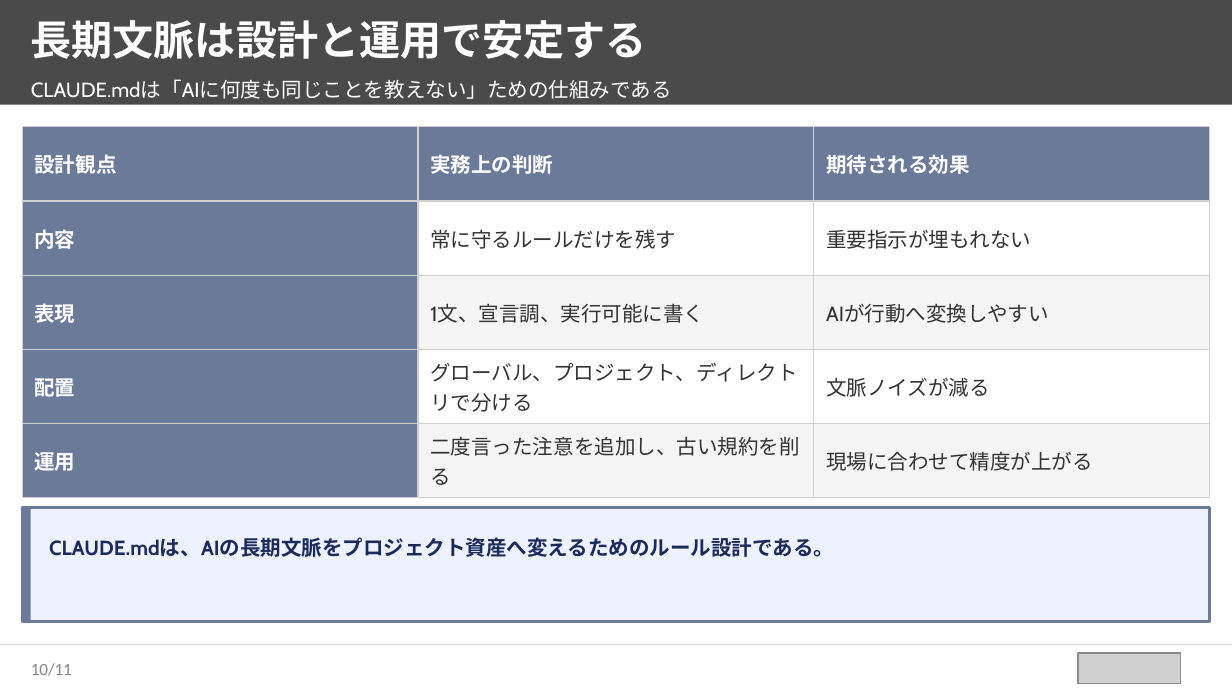
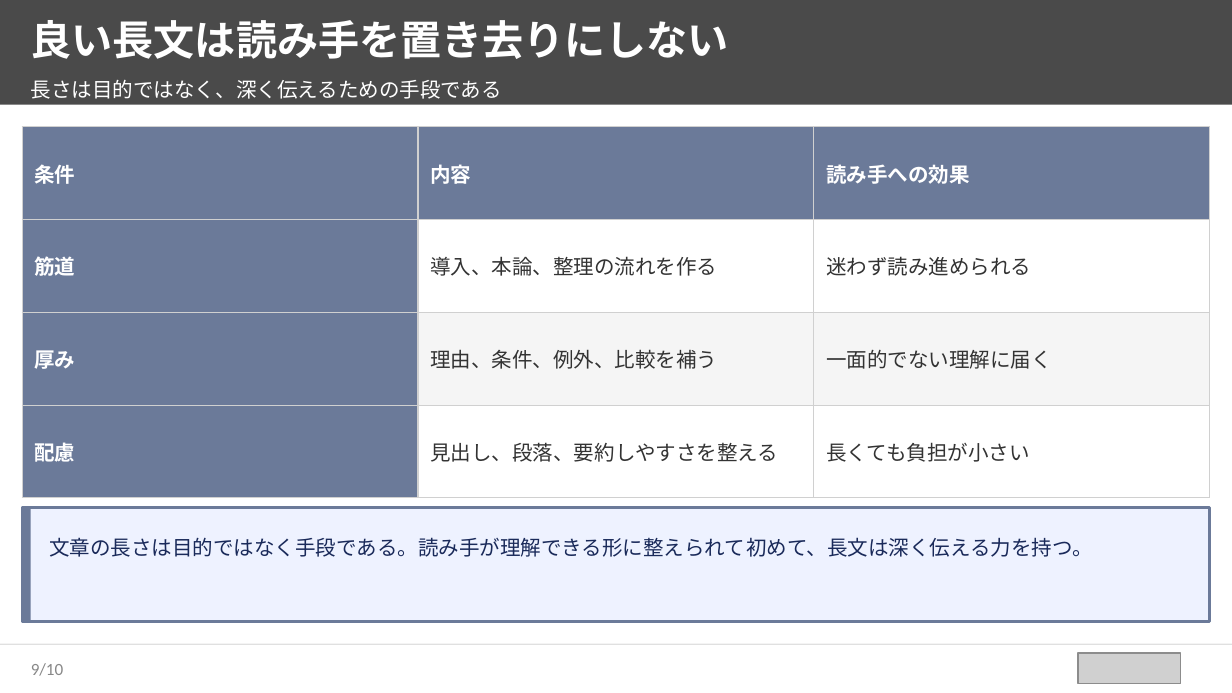
Before and after one commit to takuya109048/html2pptx, a slide deck: slide 10 of sample_source_deck.pptx (slide 11 before the commit). Drawn at 1232x693 pixels with LibreOffice and Linux fonts; fonts in the diff are those of the drawing; grey boxes stand for pictures. Boxes give left, top, right and bottom in pixels: in the first picture for what was removed or moved away, otherwise in the second. Text is boxed around its words. In the diff, an @@ line names an element or a change of style, - is before the commit and + after.

```diff
--- a/sample_source_deck.pptx
+++ b/sample_source_deck.pptx
@@ text at (x1=31, y1=20, x2=729, y2=59): text changed @@
-長期文脈は設計と運用で安定する
+良い長文は読み手を置き去りにしない
@@ text at (x1=31, y1=80, x2=502, y2=99): text changed @@
-CLAUDE.mdは「AIに何度も同じことを教えない」ための仕組みである
+長さは目的ではなく、深く伝えるための手段である
@@ table at (x1=22, y1=127, x2=1209, y2=498) @@
-row 1: 設計観点 | 実務上の判断 | 期待される効果
-row 2: 内容 | 常に守るルールだけを残す | 重要指示が埋もれない
-row 3: 表現 | 1文、宣言調、実行可能に書く | AIが行動へ変換しやすい
-row 4: 配置 | グローバル、プロジェクト、ディレクトリで分ける | 文脈ノイズが減る
-row 5: 運用 | 二度言った注意を追加し、古い規約を削る | 現場に合わせて精度が上がる
+row 1: 条件 | 内容 | 読み手への効果
+row 2: 筋道 | 導入、本論、整理の流れを作る | 迷わず読み進められる
+row 3: 厚み | 理由、条件、例外、比較を補う | 一面的でない理解に届く
+row 4: 配慮 | 見出し、段落、要約しやすさを整える | 長くても負担が小さい
@@ text at (x1=49, y1=537, x2=1092, y2=557): text changed; bold off @@
-CLAUDE.mdは、AIの長期文脈をプロジェクト資産へ変えるためのルール設計である。
+文章の長さは目的ではなく手段である。読み手が理解できる形に整えられて初めて、長文は深く伝える力を持つ。
@@ page number at (x1=31, y1=663, x2=64, y2=676): text changed @@
-10/11
+9/10
```
Also in this commit, not shown: 5 other slides changed, 4 slides added, 5 slides removed, 5 other files.
